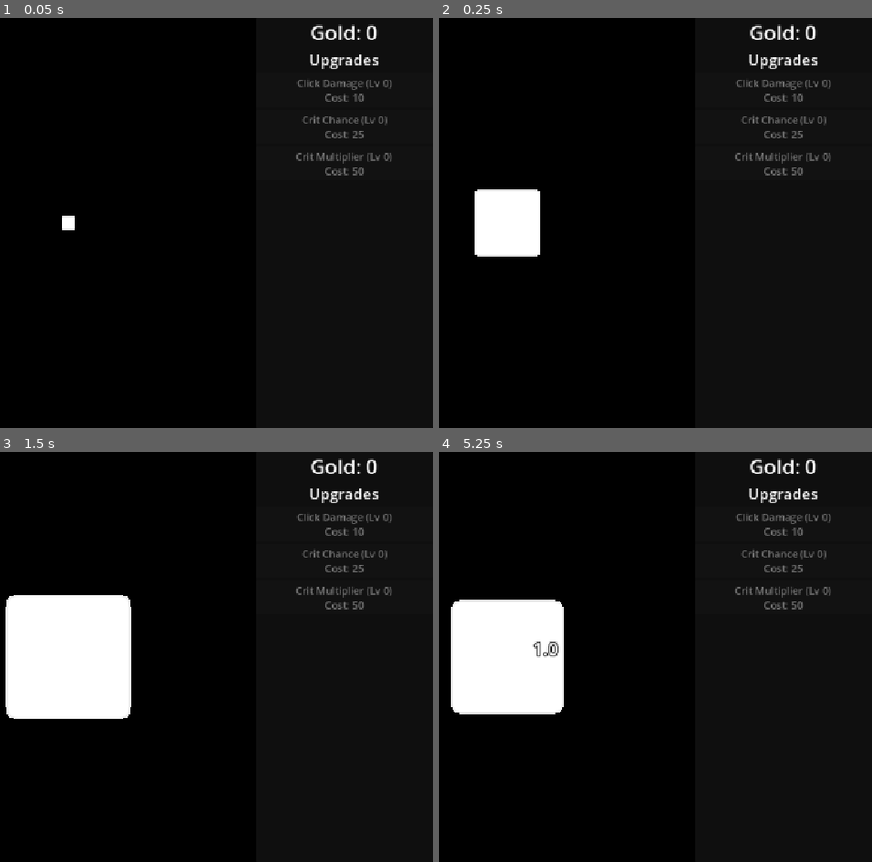
Above: before the commit, frames 1-4 (two rows, left to right).
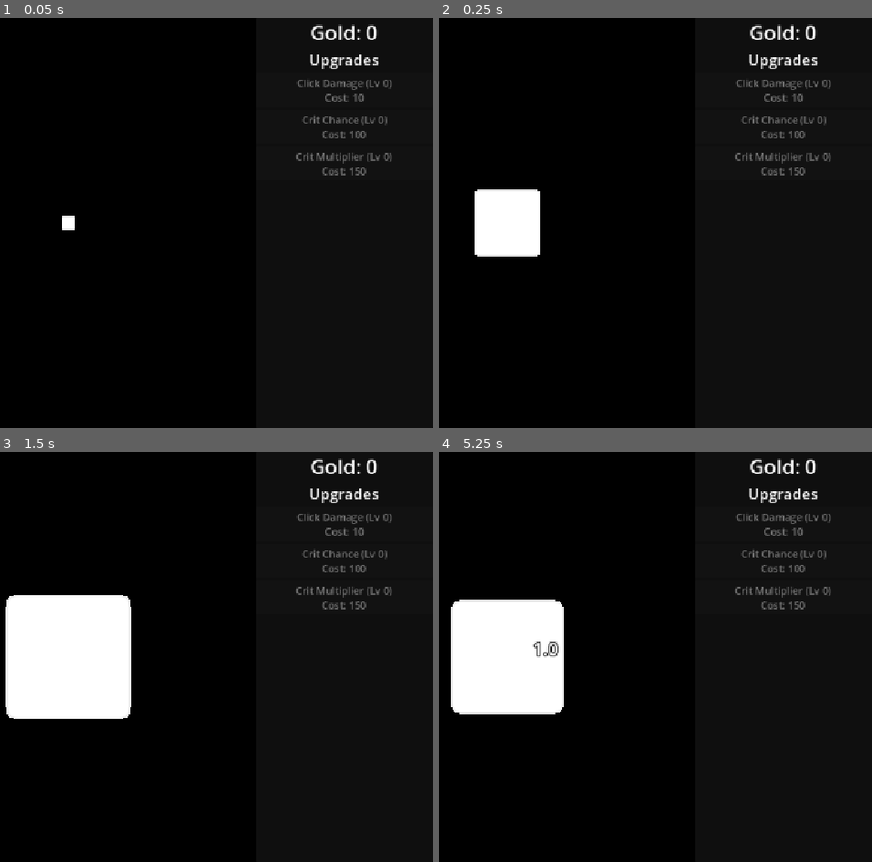
Above: after the commit, the same moments.

Repository: CyberSugarStudios/clickerCube
Game: Godot game, scene res://scenes/main.tscn
Two runs of this game, one before a commit and one after it. Both use one fixed random seed, a clock stepped at 60 frames per second and the inputs below.
Inputs (mouse positions are in pixels of both pictures, inside the frame that each line leads up to):
- Up to frame 1 (0.05 s): no input
- Up to frame 2 (0.25 s): no input
- Up to frame 3 (1.5 s): move the mouse to (229, 636) at 0.52 s; click (229, 636) at 0.67 s; tap Enter at 1.25 s; drag from (outside the picture) to (30, 739) at 1.27 s
- Up to frame 4 (5.25 s): tap Space at 2, 3.5, 5 s; move the mouse to (581, 566) at 2.02 s; click (581, 566) at 2.17 s; tap Enter at 2.75, 4.25 s; drag from (469, 739) to (outside the picture) at 2.77 s; move the mouse to (724, 718) at 3.52 s; click (724, 718) at 3.67 s; drag from (outside the picture) to (outside the picture) at 4.27 s; move the mouse to (542, 657) at 5.02 s; click (542, 657) at 5.17 s

The runs differ from the first frame. In frame 1, 0.2% of the frame differs, in the area x 74-85%, y 27-39%; in frame 2, 0.2%; in frame 3, 0.2%; in frame 4, 0.2%.

Commit message:
Add skill tree data, pips, and skill-gated shop upgrades

Diff:
--- /dev/null
+++ b/clickerCube/resources/skills/clicker_drone.tres
@@ -0,0 +1,10 @@
+[gd_resource type="Resource" script_class="SkillNodeData" format=3 uid="uid://b3adompjf0v7b"]
+
+[ext_resource type="Script" uid="uid://cl8wswtdujur6" path="res://scripts/data/skill_node_data.gd" id="1_rs8nd"]
+
+[resource]
+script = ExtResource("1_rs8nd")
+id = &"clicker_drone"
+display_name = "Clicker Drone"
+description = "A drone joins your efforts, hovering around the cube and clicking automatically."
+metadata/_custom_type_script = "uid://cl8wswtdujur6"
--- /dev/null
+++ b/clickerCube/resources/skills/drone_splash.tres
@@ -0,0 +1,15 @@
+[gd_resource type="Resource" script_class="SkillNodeData" format=3 uid="uid://rwd6pyq1ha73"]
+
+[ext_resource type="Script" uid="uid://cl8wswtdujur6" path="res://scripts/data/skill_node_data.gd" id="1_fc65n"]
+[ext_resource type="Resource" uid="uid://bvn8mhpv1h07r" path="res://resources/skills/explosive_cubes.tres" id="2_dx6dy"]
+[ext_resource type="Resource" uid="uid://do8u4u2c6frx0" path="res://resources/skills/splash_damage.tres" id="3_s0dvn"]
+[ext_resource type="Resource" uid="uid://b3adompjf0v7b" path="res://resources/skills/clicker_drone.tres" id="4_2one0"]
+
+[resource]
+script = ExtResource("1_fc65n")
+id = &"drone_splash"
+display_name = "Explosive Drones"
+description = "Your Drones click rate is decreased, but they deal damage to all surrounding  blocks."
+cost = 4
+prereqs = Array[ExtResource("1_fc65n")]([ExtResource("2_dx6dy"), ExtResource("3_s0dvn"), ExtResource("4_2one0")])
+metadata/_custom_type_script = "uid://cl8wswtdujur6"
--- /dev/null
+++ b/clickerCube/resources/skills/explosive_cubes.tres
@@ -0,0 +1,13 @@
+[gd_resource type="Resource" script_class="SkillNodeData" format=3 uid="uid://bvn8mhpv1h07r"]
+
+[ext_resource type="Script" uid="uid://cl8wswtdujur6" path="res://scripts/data/skill_node_data.gd" id="1_pcw8k"]
+
+[resource]
+script = ExtResource("1_pcw8k")
+id = &"explosive_cubes"
+display_name = "Explosive Cubes"
+description = "Adds a small chance that a Cube will spawn in as an Explosive Cube.
+
+Explosive Cubes deal damage to all surounding Cubes, and can cause chain reactions on other Explosive Cubes."
+cost = 3
+metadata/_custom_type_script = "uid://cl8wswtdujur6"
--- /dev/null
+++ b/clickerCube/resources/skills/gold_cubes.tres
@@ -0,0 +1,13 @@
+[gd_resource type="Resource" script_class="SkillNodeData" format=3 uid="uid://doijw3beoxenx"]
+
+[ext_resource type="Script" uid="uid://cl8wswtdujur6" path="res://scripts/data/skill_node_data.gd" id="1_7o6n8"]
+
+[resource]
+script = ExtResource("1_7o6n8")
+id = &"gold_cubes"
+display_name = "Golden Cubes"
+description = "Adds a small chance that a Cube will spawn in as a Golden Cube.
+
+Golden Cubes are harder to break, but reward significantly more gold."
+cost = 2
+metadata/_custom_type_script = "uid://cl8wswtdujur6"
--- /dev/null
+++ b/clickerCube/resources/skills/gold_explode.tres
@@ -0,0 +1,14 @@
+[gd_resource type="Resource" script_class="SkillNodeData" format=3 uid="uid://usrf674ee6wm"]
+
+[ext_resource type="Script" uid="uid://cl8wswtdujur6" path="res://scripts/data/skill_node_data.gd" id="1_uvg34"]
+[ext_resource type="Resource" uid="uid://bvn8mhpv1h07r" path="res://resources/skills/explosive_cubes.tres" id="2_vty4o"]
+[ext_resource type="Resource" uid="uid://doijw3beoxenx" path="res://resources/skills/gold_cubes.tres" id="3_xuu1w"]
+
+[resource]
+script = ExtResource("1_uvg34")
+id = &"gold_explode"
+display_name = "Golden Bursts"
+description = "Golden Blocks can now also be chained with Explosive Blocks, granting increased gold on breaks."
+cost = 5
+prereqs = Array[ExtResource("1_uvg34")]([ExtResource("2_vty4o"), ExtResource("3_xuu1w")])
+metadata/_custom_type_script = "uid://cl8wswtdujur6"
--- /dev/null
+++ b/clickerCube/resources/skills/splash_damage.tres
@@ -0,0 +1,13 @@
+[gd_resource type="Resource" script_class="SkillNodeData" format=3 uid="uid://do8u4u2c6frx0"]
+
+[ext_resource type="Script" uid="uid://cl8wswtdujur6" path="res://scripts/data/skill_node_data.gd" id="1_e8gcw"]
+[ext_resource type="Resource" uid="uid://bvn8mhpv1h07r" path="res://resources/skills/explosive_cubes.tres" id="2_iuyar"]
+
+[resource]
+script = ExtResource("1_e8gcw")
+id = &"splash_damage"
+display_name = "Explosive Clicks"
+description = "Your clicks now deal a small amount of damage to all surrounding blocks."
+cost = 2
+prereqs = Array[ExtResource("1_e8gcw")]([ExtResource("2_iuyar")])
+metadata/_custom_type_script = "uid://cl8wswtdujur6"
--- /dev/null
+++ b/clickerCube/resources/upgrades/buy_new_drone.tres
@@ -0,0 +1,12 @@
+[gd_resource type="Resource" script_class="UpgradeData" format=3 uid="uid://bqtgnq3g0k7yn"]
+
+[ext_resource type="Resource" uid="uid://b3adompjf0v7b" path="res://resources/skills/clicker_drone.tres" id="1_rtfn1"]
+[ext_resource type="Script" uid="uid://bq12hl8w5hnj5" path="res://scripts/data/upgrade_data.gd" id="1_thyxr"]
+
+[resource]
+script = ExtResource("1_thyxr")
+id = &"buy_new_drone"
+display_name = "Buy Drone"
+base_cost = 100.0
+required_skill = ExtResource("1_rtfn1")
+metadata/_custom_type_script = "uid://bq12hl8w5hnj5"
--- a/clickerCube/resources/upgrades/click_damage.tres
+++ b/clickerCube/resources/upgrades/click_damage.tres
@@ -6,4 +6,5 @@
 script = ExtResource("1_wet65")
 id = &"click_damage"
 display_name = "Click Damage"
+effect_per_level = 0.5
 metadata/_custom_type_script = "uid://bq12hl8w5hnj5"
--- a/clickerCube/resources/upgrades/crit_chance.tres
+++ b/clickerCube/resources/upgrades/crit_chance.tres
@@ -6,7 +6,8 @@
 script = ExtResource("1_d5jc4")
 id = &"crit_chance"
 display_name = "Crit Chance"
-base_cost = 25.0
+base_cost = 100.0
+cost_growth = 1.3
 effect_per_level = 0.01
 max_level = 45
 metadata/_custom_type_script = "uid://bq12hl8w5hnj5"
--- a/clickerCube/resources/upgrades/crit_mult.tres
+++ b/clickerCube/resources/upgrades/crit_mult.tres
@@ -6,6 +6,6 @@
 script = ExtResource("1_t8w5p")
 id = &"crit_mult"
 display_name = "Crit Multiplier"
-base_cost = 50.0
-effect_per_level = 0.25
+base_cost = 150.0
+effect_per_level = 0.15
 metadata/_custom_type_script = "uid://bq12hl8w5hnj5"
--- /dev/null
+++ b/clickerCube/resources/upgrades/drone_damage.tres
@@ -0,0 +1,13 @@
+[gd_resource type="Resource" script_class="UpgradeData" format=3 uid="uid://dv4b3vha2g54i"]
+
+[ext_resource type="Script" uid="uid://bq12hl8w5hnj5" path="res://scripts/data/upgrade_data.gd" id="1_b2tae"]
+[ext_resource type="Resource" uid="uid://b3adompjf0v7b" path="res://resources/skills/clicker_drone.tres" id="1_r3di3"]
+
+[resource]
+script = ExtResource("1_b2tae")
+id = &"drone_damage"
+display_name = "Drone Damage"
+base_cost = 50.0
+effect_per_level = 0.1
+required_skill = ExtResource("1_r3di3")
+metadata/_custom_type_script = "uid://bq12hl8w5hnj5"
--- a/clickerCube/scenes/ui/galaxy_screen.tscn
+++ b/clickerCube/scenes/ui/galaxy_screen.tscn
@@ -1,6 +1,14 @@
 [gd_scene format=3 uid="uid://c1fulq17puwt3"]
 
 [ext_resource type="Script" uid="uid://kjo0fr48as43" path="res://scripts/ui/galaxy_screen.gd" id="1_np6nu"]
+[ext_resource type="Script" uid="uid://bxac4o5y03s1k" path="res://scripts/ui/skill_tree.gd" id="2_y8wt7"]
+[ext_resource type="PackedScene" uid="uid://bv71v8vv5llp" path="res://scenes/ui/skill_pip.tscn" id="3_e43w8"]
+[ext_resource type="Resource" uid="uid://b3adompjf0v7b" path="res://resources/skills/clicker_drone.tres" id="4_l737n"]
+[ext_resource type="Resource" uid="uid://do8u4u2c6frx0" path="res://resources/skills/splash_damage.tres" id="5_05byw"]
+[ext_resource type="Resource" uid="uid://doijw3beoxenx" path="res://resources/skills/gold_cubes.tres" id="6_yjqyk"]
+[ext_resource type="Resource" uid="uid://bvn8mhpv1h07r" path="res://resources/skills/explosive_cubes.tres" id="7_gt6k6"]
+[ext_resource type="Resource" uid="uid://rwd6pyq1ha73" path="res://resources/skills/drone_splash.tres" id="8_bcj47"]
+[ext_resource type="Resource" uid="uid://usrf674ee6wm" path="res://resources/skills/gold_explode.tres" id="9_1yc81"]
 
 [node name="GalaxyScreen" type="Control" unique_id=1617890461]
 layout_mode = 3
@@ -19,6 +27,64 @@
 grow_horizontal = 2
 grow_vertical = 2
 color = Color(0.06735597, 4.7077892e-06, 0.06735519, 1)
+
+[node name="SkillTree" type="Control" parent="." unique_id=1141269167]
+layout_mode = 1
+anchors_preset = 15
+anchor_right = 1.0
+anchor_bottom = 1.0
+grow_horizontal = 2
+grow_vertical = 2
+mouse_filter = 2
+script = ExtResource("2_y8wt7")
+
+[node name="DronePip" parent="SkillTree" unique_id=1717460691 instance=ExtResource("3_e43w8")]
+layout_mode = 0
+offset_left = 323.0
+offset_top = 177.0
+offset_right = 453.0
+offset_bottom = 227.0
+skill = ExtResource("4_l737n")
+
+[node name="SplashPip" parent="SkillTree" unique_id=674229285 instance=ExtResource("3_e43w8")]
+layout_mode = 0
+offset_left = 887.0
+offset_top = 86.0
+offset_right = 1017.0
+offset_bottom = 136.0
+skill = ExtResource("5_05byw")
+
+[node name="GoldPip" parent="SkillTree" unique_id=1085610602 instance=ExtResource("3_e43w8")]
+layout_mode = 0
+offset_left = 534.0
+offset_top = 510.0
+offset_right = 664.0
+offset_bottom = 560.0
+skill = ExtResource("6_yjqyk")
+
+[node name="TNTPip" parent="SkillTree" unique_id=227723733 instance=ExtResource("3_e43w8")]
+layout_mode = 0
+offset_left = 709.0
+offset_top = 199.0
+offset_right = 839.0
+offset_bottom = 249.0
+skill = ExtResource("7_gt6k6")
+
+[node name="DroneSplashPip" parent="SkillTree" unique_id=1261396997 instance=ExtResource("3_e43w8")]
+layout_mode = 0
+offset_left = 515.0
+offset_top = 70.0
+offset_right = 645.0
+offset_bottom = 120.0
+skill = ExtResource("8_bcj47")
+
+[node name="GoldTNTPip" parent="SkillTree" unique_id=1472685683 instance=ExtResource("3_e43w8")]
+layout_mode = 0
+offset_left = 793.0
+offset_top = 407.0
+offset_right = 923.0
+offset_bottom = 457.0
+skill = ExtResource("9_1yc81")
 
 [node name="BlackHoleButton" type="Button" parent="." unique_id=1529861869]
 custom_minimum_size = Vector2(120, 120)
--- /dev/null
+++ b/clickerCube/scenes/ui/skill_pip.tscn
@@ -0,0 +1,9 @@
+[gd_scene format=3 uid="uid://bv71v8vv5llp"]
+
+[ext_resource type="Script" uid="uid://cn7c662fyjhp8" path="res://scripts/ui/skill_pip.gd" id="1_obtpt"]
+
+[node name="SkillPip" type="Button" unique_id=1717460691]
+custom_minimum_size = Vector2(130, 50)
+offset_right = 8.0
+offset_bottom = 8.0
+script = ExtResource("1_obtpt")
--- a/clickerCube/scripts/autoload/game_state.gd
+++ b/clickerCube/scripts/autoload/game_state.gd
@@ -6,6 +6,7 @@
 signal core_shards_changed(new_amount: int)
 signal run_completed(shards_earned: int)
 signal run_started
+signal skills_changed
 
 #region - CONSTS
 const BASE_CLICK_DAMAGE: float = 1.0
@@ -27,6 +28,8 @@
 
 var core_shards: int = 0
 var run_number: int = 1
+
+var unlocked_skills: Array[StringName] = []
 #endregion
 #endregion
 
@@ -43,6 +46,29 @@
 func start_next_run() -> void:
 	run_number += 1
 	run_started.emit()
+#endregion
+
+#region - SKILLS
+func has_skill(skill: SkillNodeData) -> bool:
+	return skill.id in unlocked_skills
+
+func prereqs_met(skill: SkillNodeData) -> bool:
+	for required: SkillNodeData in skill.prereqs:
+		if not has_skill(required):
+			return false
+	return true
+
+func can_buy_skill(skill: SkillNodeData) -> bool:
+	return not has_skill(skill) and prereqs_met(skill) and core_shards >= skill.cost
+
+func try_buy_skill(skill: SkillNodeData) -> bool:
+	if not can_buy_skill(skill):
+		return false
+	core_shards -= skill.cost
+	unlocked_skills.append(skill.id)
+	core_shards_changed.emit(core_shards)
+	skills_changed.emit()
+	return true
 #endregion
 
 func add_gold(amount: float) -> void:
@@ -67,6 +93,8 @@
 	recalc_stats()
 
 func try_buy(upgrade: UpgradeData) -> bool:
+	if upgrade.required_skill and not has_skill(upgrade.required_skill):
+		return false
 	var level := get_level(upgrade)
 	if upgrade.is_maxed(level):
 		return false
--- /dev/null
+++ b/clickerCube/scripts/data/skill_node_data.gd
@@ -0,0 +1,8 @@
+extends Resource
+class_name SkillNodeData
+
+@export var id: StringName
+@export var display_name: String
+@export_multiline var description: String
+@export var cost: int = 1
+@export var prereqs: Array[SkillNodeData] = []
--- a/clickerCube/scripts/data/upgrade_data.gd
+++ b/clickerCube/scripts/data/upgrade_data.gd
@@ -9,6 +9,7 @@
 @export var cost_growth: float = 1.15
 @export var effect_per_level: float = 1.0
 @export var max_level: int = 0
+@export var required_skill: SkillNodeData
 #endregion
 #endregion
 
--- /dev/null
+++ b/clickerCube/scripts/ui/skill_pip.gd
@@ -0,0 +1,31 @@
+extends Button
+class_name SkillPip
+
+const COLOR_OWNED := Color(1.0, 0.82, 0.3)
+const COLOR_AVAILABLLE := Color.WHITE
+const COLOR_TOO_EXPENSIVE := Color(0.6, 0.6, 0.6)
+const COLOR_LOCKED := Color(0.3, 0.3, 0.35)
+
+@export var skill: SkillNodeData
+
+func _ready() -> void:
+	text = skill.display_name
+	pressed.connect(_on_pressed)
+	GameState.skills_changed.connect(refresh)
+	GameState.core_shards_changed.connect(refresh.unbind(1))
+	refresh()
+
+func refresh() -> void:
+	tooltip_text = "%s\n%s\nCost: %d Core Shards" % [skill.display_name, skill.description, skill.cost]
+	if GameState.has_skill(skill):
+		modulate = COLOR_OWNED
+		disabled = true
+	elif not GameState.prereqs_met(skill):
+		modulate = COLOR_LOCKED
+		disabled = true
+	else:
+		modulate = COLOR_AVAILABLLE if GameState.can_buy_skill(skill) else COLOR_TOO_EXPENSIVE
+		disabled = not GameState.can_buy_skill(skill)
+
+func _on_pressed() -> void:
+	GameState.try_buy_skill(skill)
--- /dev/null
+++ b/clickerCube/scripts/ui/skill_tree.gd
@@ -0,0 +1,34 @@
+extends Control
+
+const LINE_OWNED := Color(1.0, 0.82, 0.3, 0.9)
+const LINE_UNOWNED := Color(0.5, 0.5, 0.6, 0.5)
+const LINE_WIDTH: float = 3.0
+
+func _ready() -> void:
+	GameState.skills_changed.connect(queue_redraw)
+	resized.connect(queue_redraw)
+
+func _draw() -> void:
+	var tree_center := size / 2.0
+	for child in get_children():
+		var pip := child as SkillPip
+		if pip == null:
+			continue
+		var pip_center := pip.position + pip.size / 2.0
+		if pip.skill.prereqs.is_empty():
+			draw_line(tree_center, pip_center, line_color(pip.skill), LINE_WIDTH)
+			continue
+		for reqs: SkillNodeData in pip.skill.prereqs:
+			var other := find_pip(reqs)
+			if other:
+				draw_line(other.position + other.size / 2.0, pip_center, line_color(pip.skill), LINE_WIDTH)
+
+func find_pip(skill: SkillNodeData) -> SkillPip:
+	for child in get_children():
+		var pip := child as SkillPip
+		if pip and pip.skill == skill:
+			return pip
+	return null
+
+func line_color(skill: SkillNodeData) -> Color:
+	return LINE_OWNED if GameState.has_skill(skill) else LINE_UNOWNED
--- a/clickerCube/scripts/ui/upgrade_button.gd
+++ b/clickerCube/scripts/ui/upgrade_button.gd
@@ -6,9 +6,13 @@
 	pressed.connect(_on_pressed)
 	GameState.gold_changed.connect(refresh.unbind(1))
 	GameState.upgrades_changed.connect(refresh)
+	GameState.skills_changed.connect(refresh)
 	refresh()
 
 func refresh() -> void:
+	visible = upgrade.required_skill == null or GameState.has_skill(upgrade.required_skill)
+	if not visible:
+		return
 	var level := GameState.get_level(upgrade)
 	if upgrade.is_maxed(level):
 		text = "%s (Lv %d)\nMAX" % [upgrade.display_name, level]
Not shown, added: clickerCube/scripts/data/skill_node_data.gd.uid
Not shown, added: clickerCube/scripts/ui/skill_pip.gd.uid
Not shown, added: clickerCube/scripts/ui/skill_tree.gd.uid
